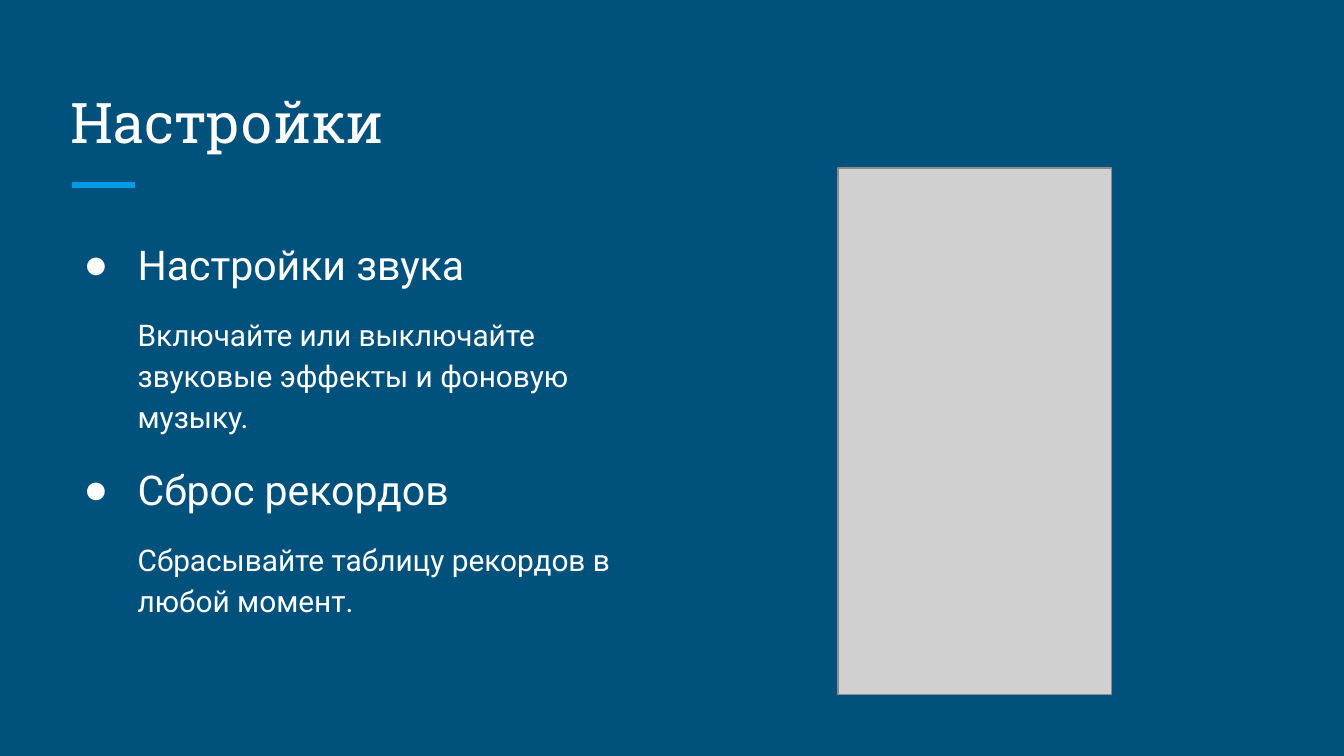
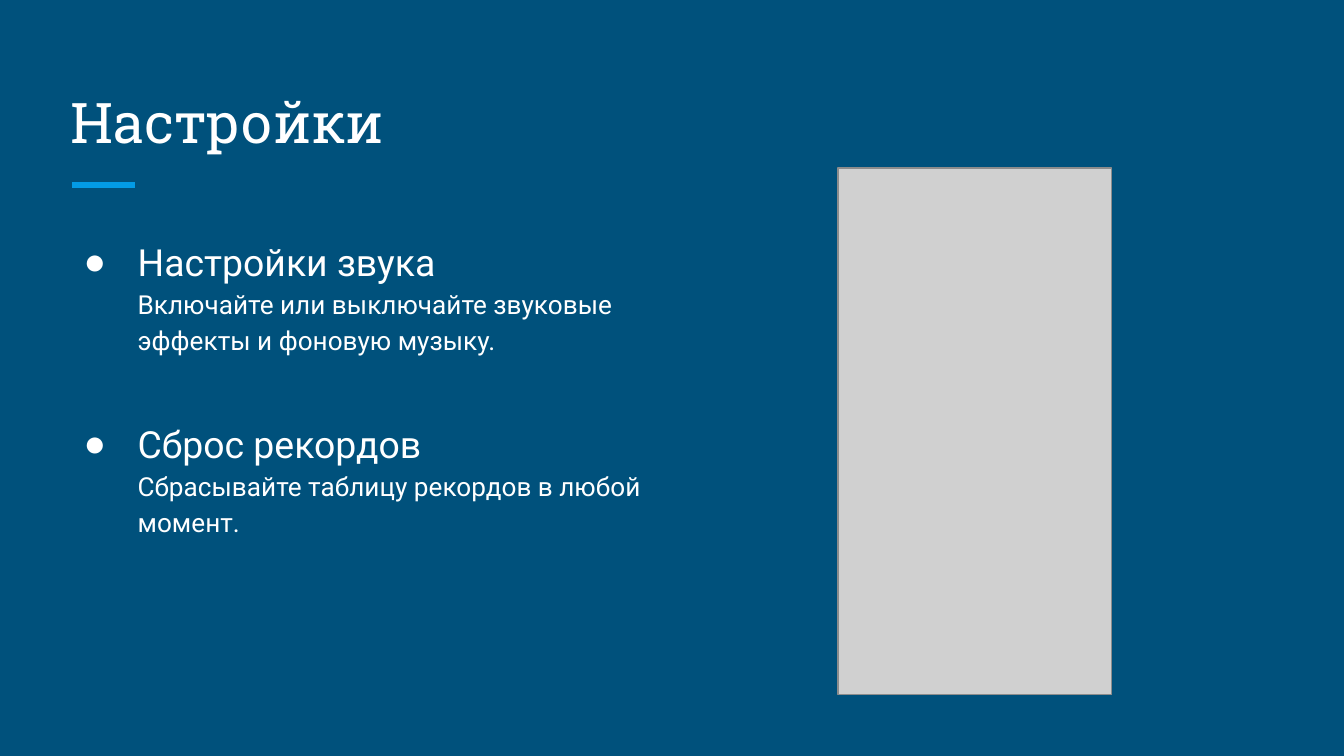
Before and after one commit to yasminaparlak-create/-..., a slide deck: slide 3 of “Space Cleaner” Обзор игры.pptx. Drawn at 1344x756 pixels with LibreOffice and Linux fonts; fonts in the diff are those of the drawing; grey boxes stand for pictures. Boxes give left, top, right and bottom in pixels: in the first picture for what was removed or moved away, otherwise in the second. Text is boxed around its words. In the diff, an @@ line names an element or a change of style, - is before the commit and + after.

```diff
--- a/“Space Cleaner” Обзор игры.pptx
+++ b/“Space Cleaner” Обзор игры.pptx
@@ text at <box>138,249,640,533</box>: text changed; size 16 to 14 pt @@
-● Настройки звука
-Включайте или выключайте звуковые эффекты и фоновую музыку.
-● Сброс рекордов
-Сбрасывайте таблицу рекордов в любой момент.
+● Настройки звука
+  Включайте или выключайте звуковые эффекты и фоновую музыку.
+● Сброс рекордов
+  Сбрасывайте таблицу рекордов в любой момент.
```
Also in this commit, not shown: 8 other slides changed.
